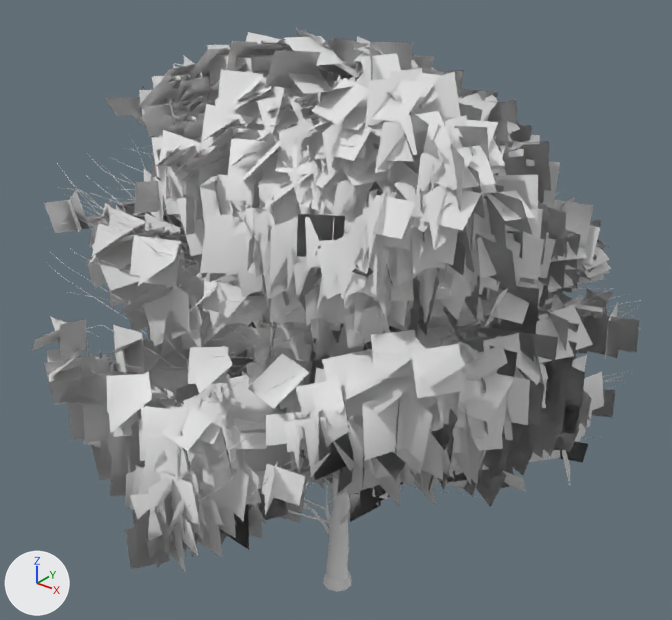
What one commit did to the FBX model unity/Assets/Art/Trees/silver_birch/tree_silver_birch_s1_a60.fbx.
Rendered twice from a 50 mm camera at (13.44, -16.88, 19.21) aimed at (-1.09, 1.29, 7.95). Every picture has the same lights, and +X, +Y and +Z are marked at lower left. The older version comes first. Where no turn or scale is listed for an object, it has been applied to the vertices.

Objects in the first picture: 'tree_silver_birch_s1_a60_branches', 'tree_silver_birch_s1_a60_leaves'.
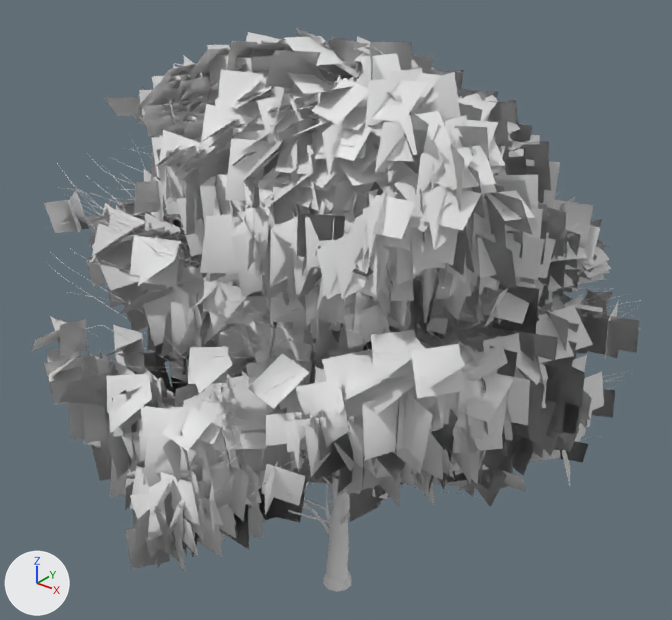
What the commit changed:
me_tree_silver_birch_s1_a60_leaves is used by ob_tree_silver_birch_s1_a60_leaves; location (0.0, 0.0, 0.0).
me_tree_silver_birch_s1_a60_leaves had 16832 vertices, 4208 faces and spanned x -8.8..6.2, y -6.0..7.8, z 2.2..15.6.
me_tree_silver_birch_s1_a60_leaves now has 17664 vertices, 4416 faces and spans x -8.8..6.2, y -6.0..7.8, z 2.2..15.6.
me_tree_silver_birch_s1_a60_leaves part 1: the loose piece of 4 vertices spanning x -4.7..-4.5, y -2.3..-1.2, z 6.1..7.2 is moved by (1.7, -0.9, -0.7).
me_tree_silver_birch_s1_a60_leaves part 2: 61 loose pieces with 244 vertices, spanning x -6.7..3.7, y -2.6..5.0, z 3.5..13.1, are deleted.
me_tree_silver_birch_s1_a60_leaves part 3: 8 vertices moved within x -1.2..4.0, y -4.1..5.7, z 6.9..12.0; 54 vertices removed from x -3.9..4.3, y -3.1..1.3, z 5.0..12.7; 1130 vertices added at x -6.1..5.0, y -4.7..6.3, z 4.6..13.6.

Pixel boxes (x1, y1, x2, y2) of what changed, in the pictures (672 x 620 px; the box of a moved part takes in the faces that stretch with it):
part 1 of me_tree_silver_birch_s1_a60_leaves, moved or reshaped (not visible afterwards)
    before: (155, 344, 184, 369)
part 2 of me_tree_silver_birch_s1_a60_leaves, deleted (mostly hidden)
    before: (143, 305, 459, 489)
part 3 of me_tree_silver_birch_s1_a60_leaves, built on (mostly hidden)
    before: (150, 326, 473, 468)
    after: (104, 228, 556, 485)
